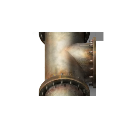
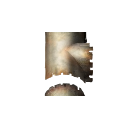
Before/after of a 128×128 layered artwork. What changed in the layer stack:
hid "Layer 1" over [32, 32, 104, 96]
